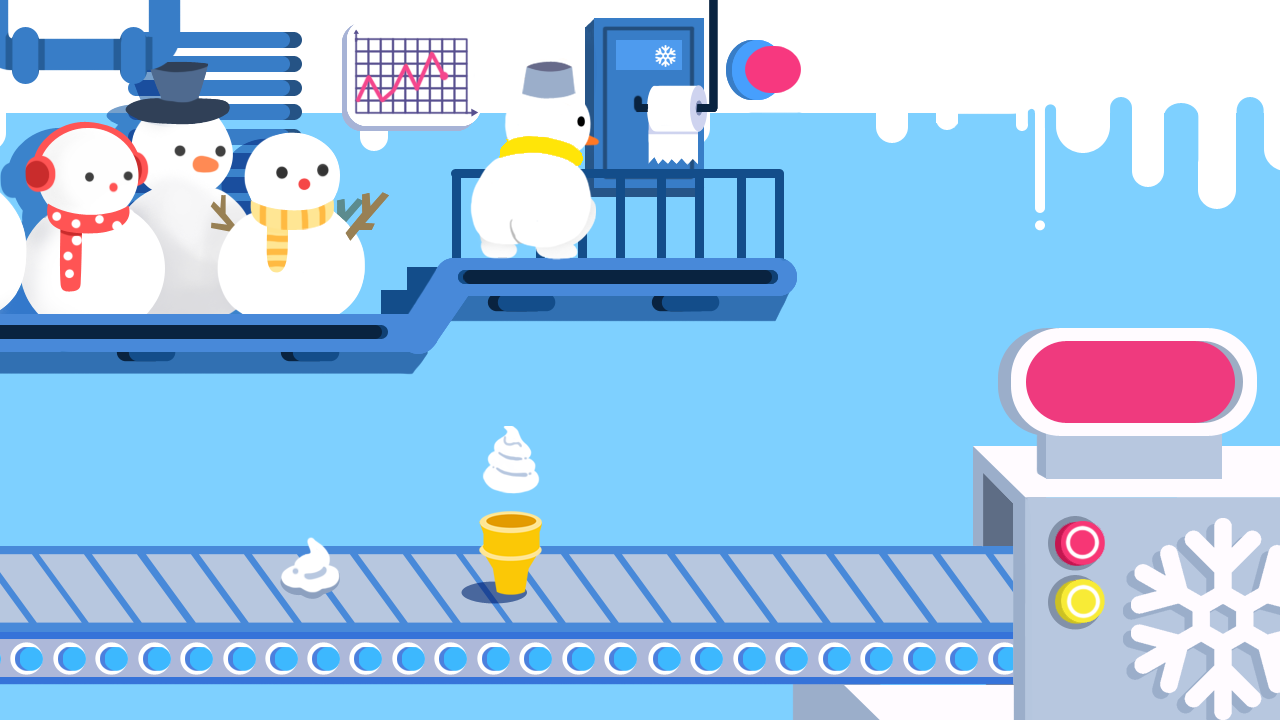
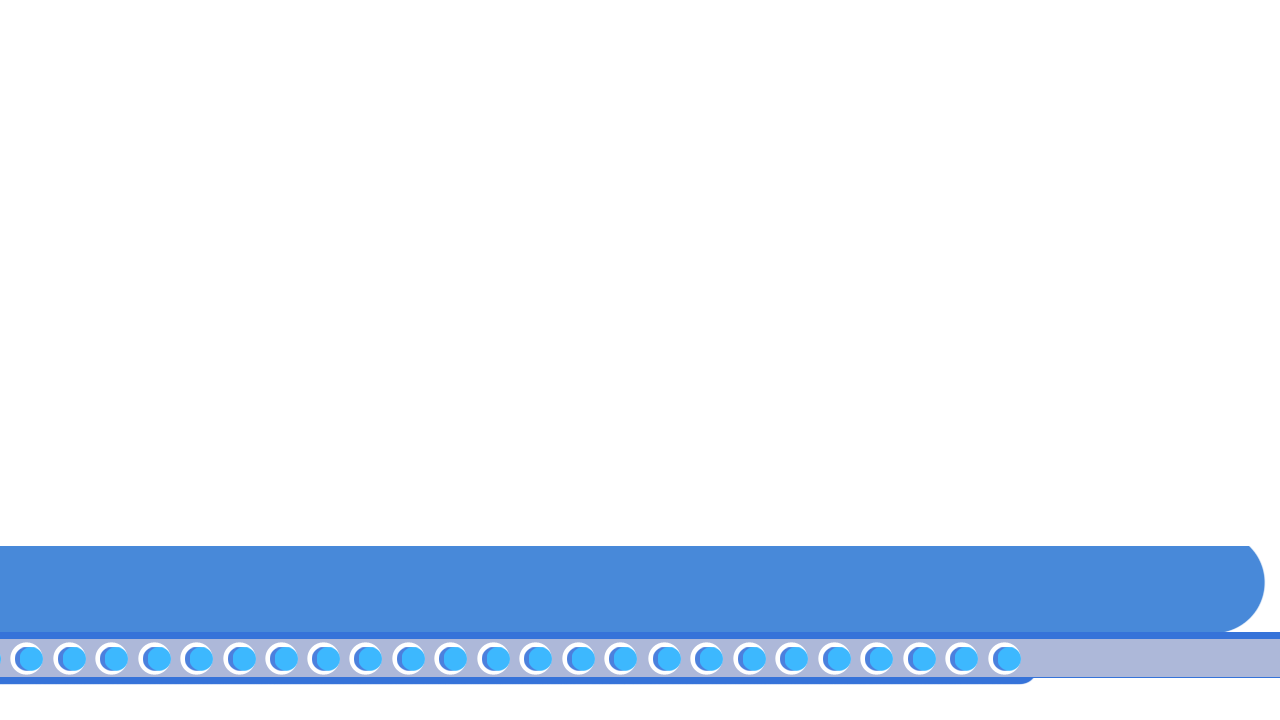
Layers edited between the first and the second 1280 x 720 image:
hid group "传送机" (17 layers) over bbox(973, 328, 1280, 720)
hid "图层 49" over bbox(0, 0, 181, 84)
hid group "雪人蹲下" (4 layers) over bbox(466, 58, 600, 260)
hid group "装饰" (57 layers) over bbox(0, 0, 801, 595)
moved "台子" into group "装饰" over bbox(0, 0, 797, 375)
moved "雪人们" into group "纸巾" over bbox(0, 61, 794, 375)
moved "雪人们 副本" into group "组 6" over bbox(0, 67, 794, 375)
hid group "冰淇淋 蛋筒" (5 layers) over bbox(280, 426, 542, 604)
painted on "蛋筒" over bbox(461, 581, 527, 604)
removed layer "阴影" (was multiply) from group "冰淇淋 蛋筒" over bbox(461, 581, 527, 604)
hid "传送带" (2nd of 2, in "传送带") over bbox(0, 554, 1280, 623)
hid "图层 2", moved it above "111", painted on it over bbox(0, 0, 1280, 720)
removed layer "图层 1" over bbox(0, 87, 1280, 720)
removed layer "背景" over bbox(0, 0, 1280, 720)
renamed "图层 6" to "111", hid it, painted on it over bbox(790, 462, 1151, 720)
removed layer "图层 5" over bbox(790, 462, 1030, 720)
